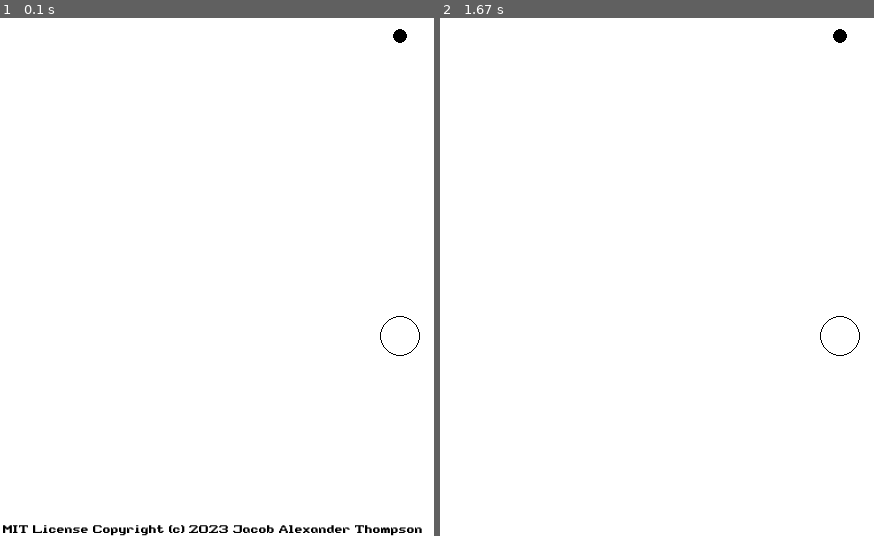
Above: before the commit, frames 1-2 (left to right).
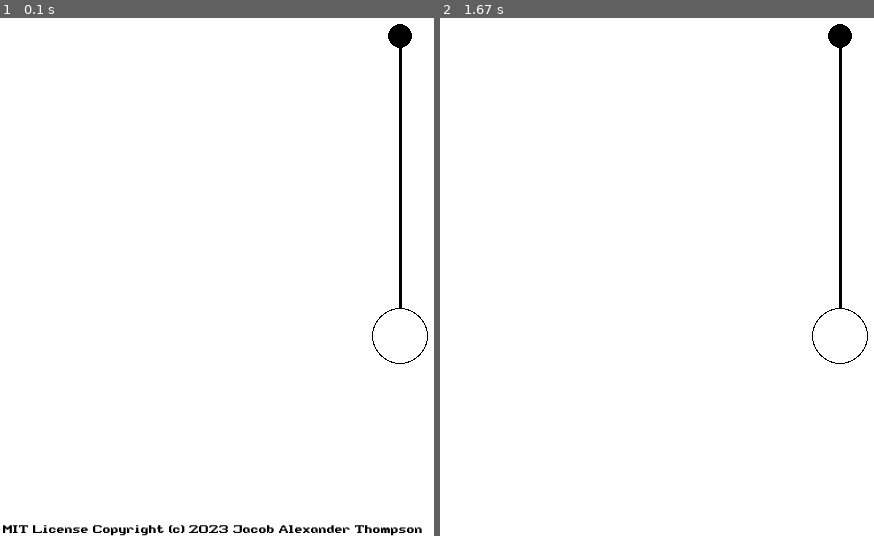
Above: after the commit, the same moments.

Repository: jacob-thompson/pendulum-simulator
Game: pygame game, started from src/pendulum_simulator/main.py
Two runs of this game, one before a commit and one after it. Both use one fixed random seed, a clock stepped at 60 frames per second and the inputs below.
Inputs (mouse positions are in pixels of both pictures, inside the frame that each line leads up to):
- Up to frame 1 (0.1 s): no input
- Up to frame 2 (1.67 s): click (839, 333) at 0.38 s; click (839, 183) at 0.72 s

The runs differ from the first frame. In frame 1, 0.6% of the frame differs, in the area x 85-99%, y 1-67%; in frame 2, 0.6%.

Commit message:
add rod
adjust pivot and bob sizes

Diff:
--- a/src/pendulum_simulator/pendulum.py
+++ b/src/pendulum_simulator/pendulum.py
@@ -26,10 +26,12 @@
         self.in_use = False
 
         self.pivot = SCREEN_W >> 1, 100
-        self.pivot_radius = 7
+        self.pivot_radius = 12
 
         self.bob = SCREEN_W >> 1, (SCREEN_H >> 1) + 100
-        self.bob_radius = 20
+        self.bob_radius = 27
+
+        self.rod_width = 3
 
     def set_window_properties(self):
         pygame.display.set_caption(TITLE)
@@ -62,6 +64,8 @@
         bob_hitbox = pygame.Rect(0, 0, bob_dimension, bob_dimension)
         bob_hitbox.center = self.bob
 
+        rod_hitbox = pygame.draw.line(self.surface, self.black, self.pivot, self.bob, self.rod_width << 1)
+
         self.in_use = True
 
         #button == 1 is mouse1
@@ -69,17 +73,27 @@
         #button == 3 is mouse2
 
         if pivot_hitbox.collidepoint(pos) and button == 1: self.select_pivot()
-        if bob_hitbox.collidepoint(pos) and button == 1: self.select_bob()
+        elif bob_hitbox.collidepoint(pos) and button == 1: self.select_bob()
+        elif rod_hitbox.collidepoint(pos) and button == 1: self.select_rod()
 
     def select_pivot(self):
         print("frictionless pivot")
         print(f"position: {self.pivot}")
-        print(f"radius: {self.pivot_radius}")
+        #print(f"radius: {self.pivot_radius}")
 
     def select_bob(self):
         print("massive bob")
         print(f"position: {self.bob}")
-        print(f"radius: {self.bob_radius}")
+        #print(f"radius: {self.bob_radius}")
+
+    def select_rod(self):
+        dummy_rod = pygame.draw.line(self.surface, self.black, self.pivot, self.bob, self.rod_width)
+
+        print("massless rod")
+        print(f"start point: {dummy_rod.midtop}")
+        print(f"end point: {dummy_rod.midbottom}")
+        #print(f"width: {dummy_rod.width}")
+        #print(f"height: {dummy_rod.height}")
 
     def draw_background(self):
         self.surface.fill(self.white)
@@ -96,10 +110,18 @@
         pygame.draw.circle(self.surface, self.black, self.pivot, self.pivot_radius)
 
     def draw_bob(self):
-        pygame.draw.circle(self.surface, self.black, self.bob, self.bob_radius, 1)
+        pygame.draw.circle(self.surface, self.black, self.bob, self.bob_radius + 1)
+        pygame.draw.circle(self.surface, self.white, self.bob, self.bob_radius)
+
+    def draw_rod(self):
+        pygame.draw.line(self.surface, self.black, self.pivot, self.bob, self.rod_width)
 
     def draw_frame(self):
         self.draw_background()
+
+        self.draw_rod()
+
+        # must be drawn after rod
         self.draw_pivot()
         self.draw_bob()
 
